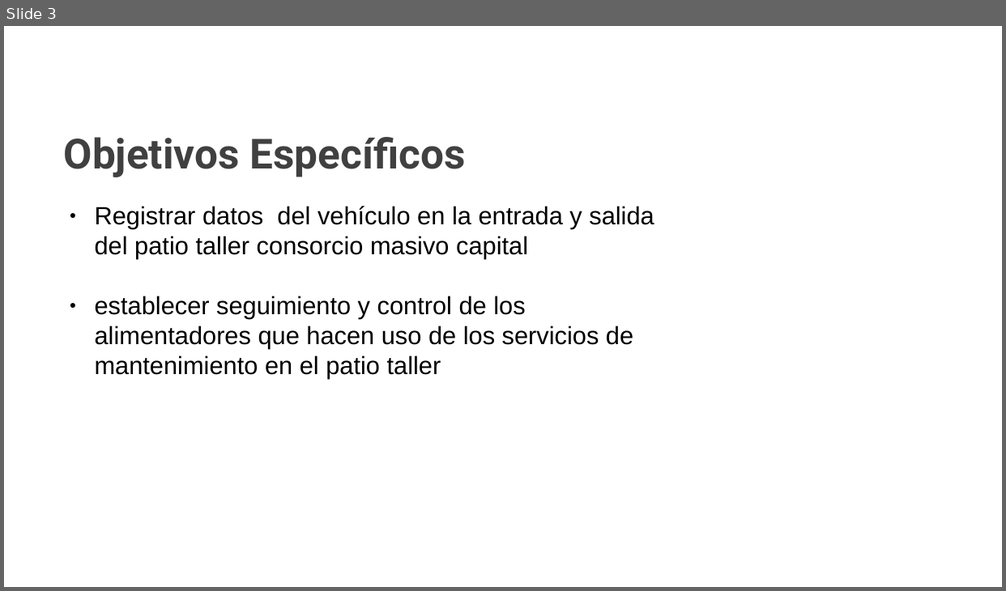
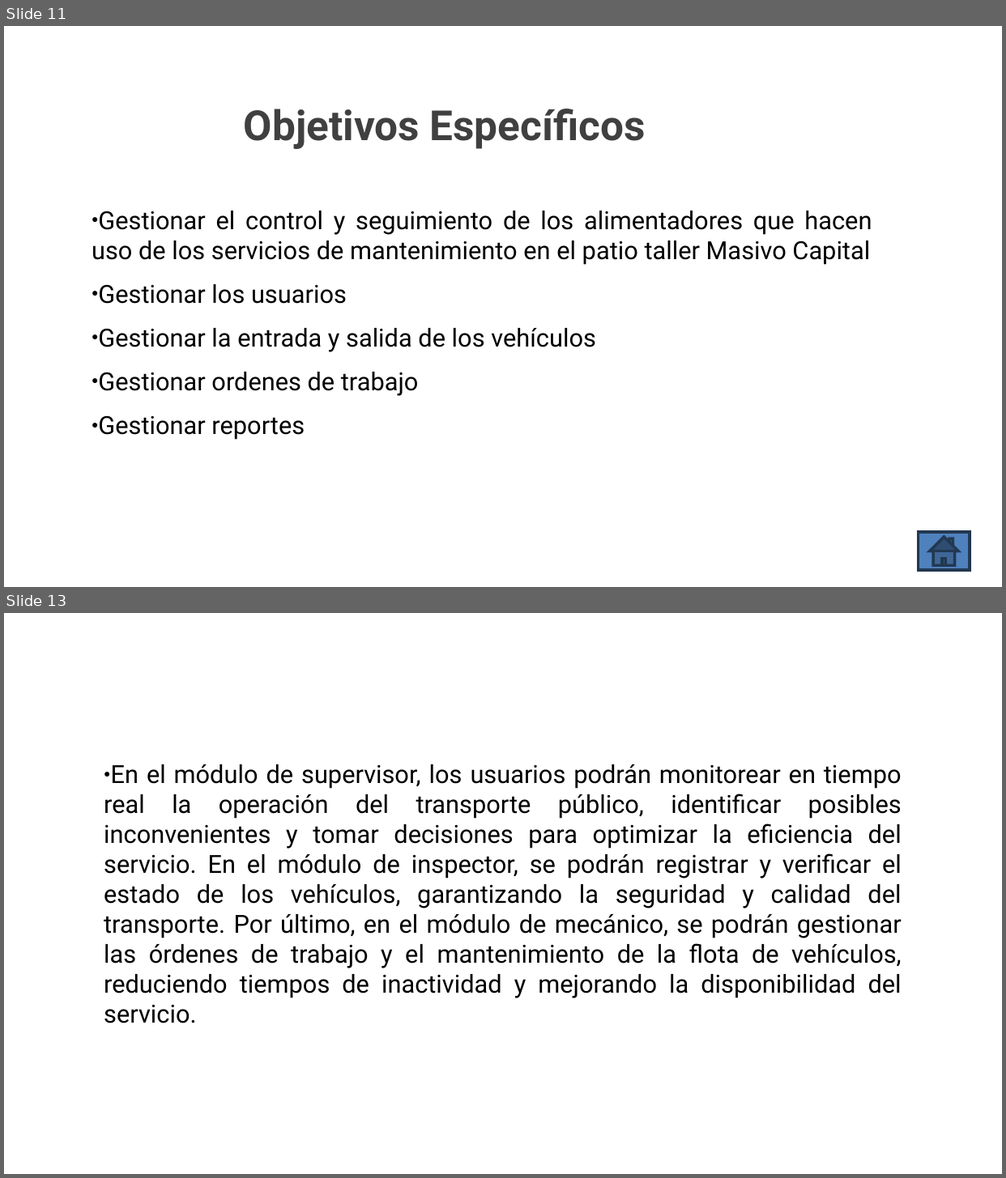
Before and after one commit to Mmartinez951/Desarrollo_Final_EntryMC, a slide deck: 1.Docs/Trimestre I/Presentación EntryMC.pptx. Shown one above the other, each under a label of ours: slide 3 before the commit, slides 11 and 13 after it; the slides between them are not shown. The pictures are 1006x591 and 1006x1178 pixels, drawn with LibreOffice and Linux fonts; fonts in the diff are those of the drawing; background and template pictures are left out. Boxes give left, top, right and bottom in pixels: in the first picture for what was removed or moved away, otherwise in the second. Text is boxed around its words. In the diff, an @@ line names an element or a change of style, - is before the commit and + after.

```diff
--- a/1.Docs/Trimestre I/Presentación EntryMC.pptx
+++ b/1.Docs/Trimestre I/Presentación EntryMC.pptx
@@ slide 13 added at [4, 613, 1002, 1174], background picture (left out) @@
@@ subtitle added at [104, 764, 901, 1024], 18 pt, text #000000 @@
+● En el módulo de supervisor, los usuarios podrán monitorear en tiempo real la operación del transporte público, identificar posibles inconvenientes y tomar decisiones para optimizar la eficiencia del servicio. En el módulo de inspector, se podrán registrar y verificar el estado de los vehículos, garantizando la seguridad y calidad del transporte. Por último, en el módulo de mecánico, se podrán gestionar las órdenes de trabajo y el mantenimiento de la flota de vehículos, reduciendo tiempos de inactividad y mejorando la disponibilidad del servicio.
@@ what was slide 3 is now slide 11 @@
@@ slide 11 changed as well @@
@@ title "Objetivos Específicos": place and size @@
-title "Objetivos Específicos" at [64, 137, 466, 177]
+title "Objetivos Específicos" at [244, 109, 646, 149]
@@ title "Objetivos Específicos" at [244, 109, 646, 149]: indent changed; line spacing 1 to 0.9; vertical alignment top to middle @@
@@ text at [91, 211, 872, 440]: text changed; font Arial to Roboto @@
-● Registrar datos del vehículo en la entrada y salida del patio taller consorcio masivo capital
-● establecer seguimiento y control de los alimentadores que hacen uso de los servicios de mantenimiento en el patio taller
+● Gestionar el control y seguimiento de los alimentadores que hacen uso de los servicios de mantenimiento en el patio taller Masivo Capital
+● Gestionar los usuarios
+● Gestionar la entrada y salida de los vehículos
+● Gestionar ordenes de trabajo
+● Gestionar reportes
@@ action button home added at [918, 532, 969, 570], fill #4F81BD, outline #233953 2 pt @@
```
Also in this commit, not shown: 5 other slides changed, 19 other slides added, 4 slides removed.
